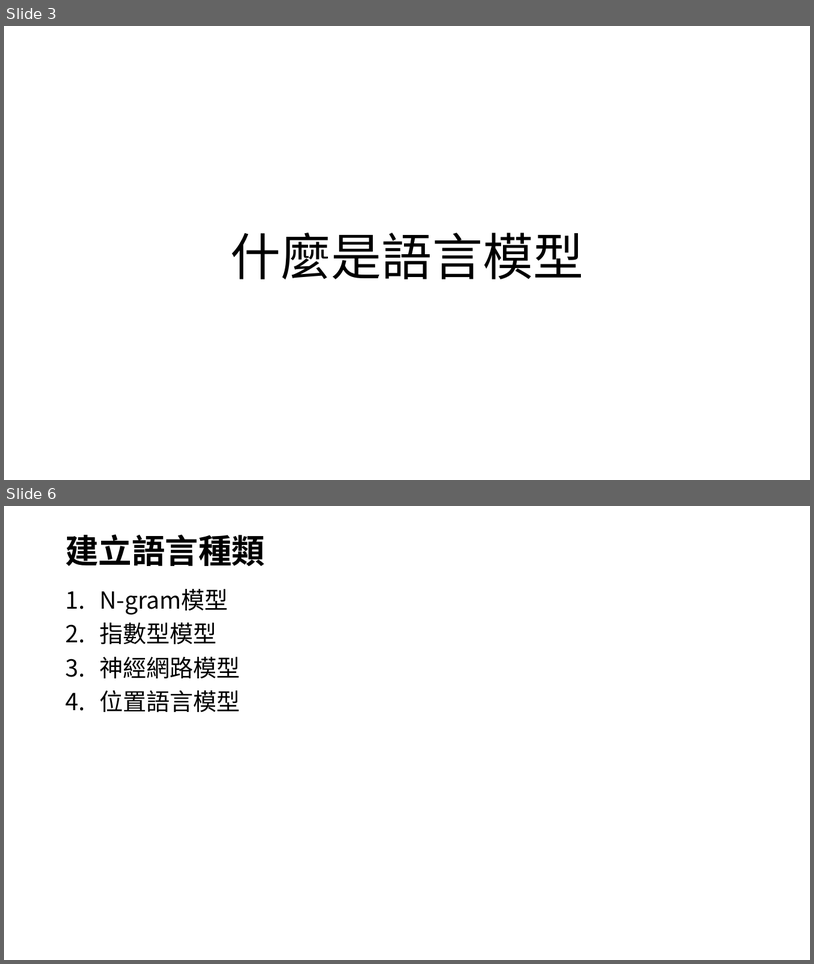
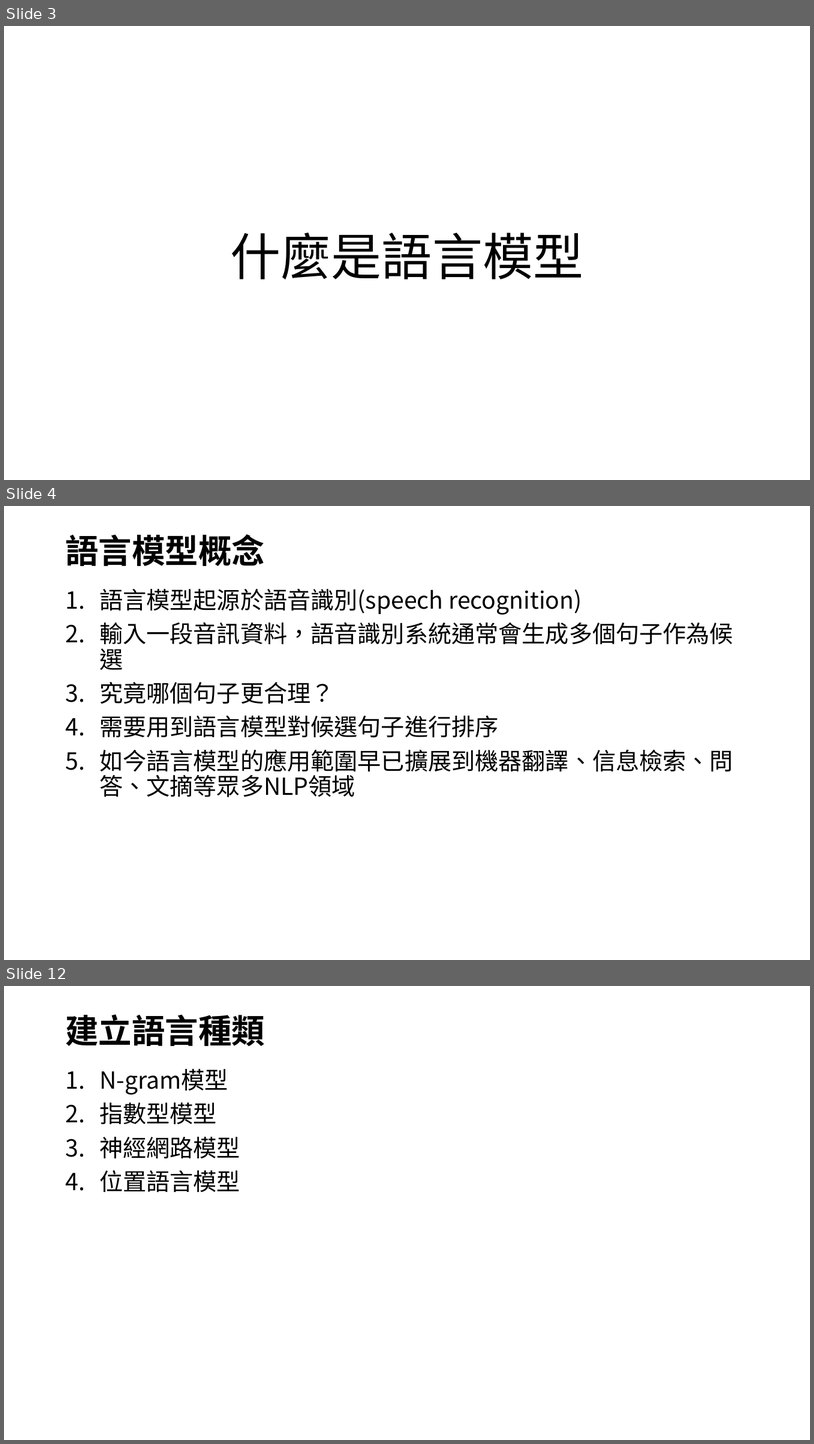
Before and after one commit to joshhu/nlp_must2022, a slide deck: lecture03.pptx. Shown one above the other, each under a label of ours: slides 3 and 6 before the commit, slides 3, 4 and 12 after it; the slides between them are not shown. The pictures are 814x964 and 814x1444 pixels, drawn with LibreOffice and Linux fonts; fonts in the diff are those of the drawing. Boxes give left, top, right and bottom in pixels: in the first picture for what was removed or moved away, otherwise in the second. Text is boxed around its words. In the diff, an @@ line names an element or a change of style, - is before the commit and + after.

```diff
--- a/lecture03.pptx
+++ b/lecture03.pptx
@@ slide 4 added at <box>4,506,810,960</box>, background #FFFFFF @@
@@ title added at <box>65,534,265,566</box>, 39.6 pt, text #000000, bold @@
+語言模型概念
@@ text added at <box>99,589,734,797</box>, 28 pt, text #000000 @@
+1. 語言模型起源於語音識別(speech recognition)
+2. 輸入一段音訊資料，語音識別系統通常會生成多個句子作為候選
+3. 究竟哪個句子更合理？
+4. 需要用到語言模型對候選句子進行排序
+5. 如今語言模型的應用範圍早已擴展到機器翻譯、信息檢索、問答、文摘等眾多NLP領域
@@ what was slide 6 is now slide 12 @@
```
Also in this commit, not shown: 4 slides changed, 28 other slides added, 13 other files.
